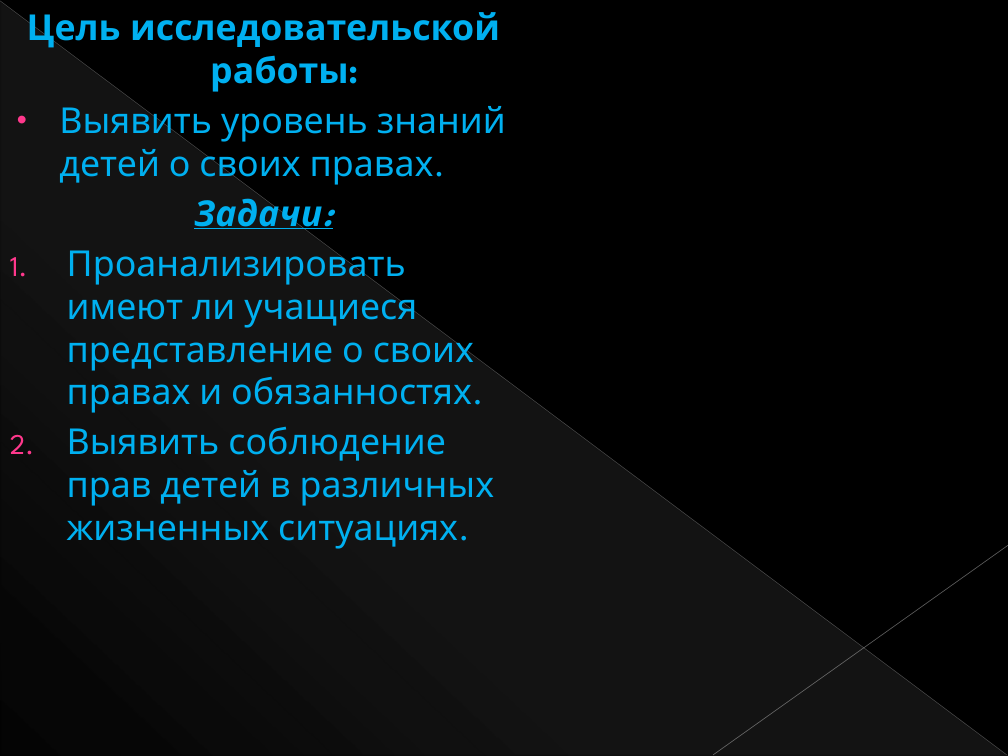
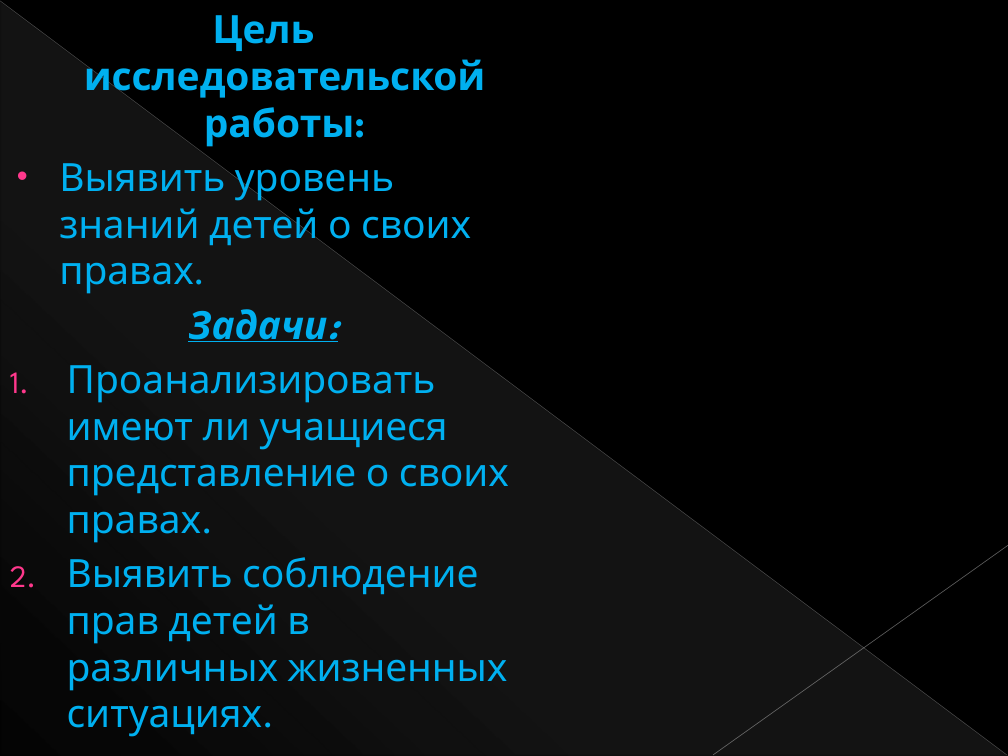
Before and after one commit to the1xyzt/------------------------, a slide deck: slide 3 of Исследовательская работа презинтатион.pptx. Drawn at 1008x756 pixels with LibreOffice and Linux fonts; fonts in the diff are those of the drawing; background and template pictures are left out. Boxes give left, top, right and bottom in pixels: in the first picture for what was removed or moved away, otherwise in the second. Text is boxed around its words. In the diff, an @@ line names an element or a change of style, - is before the commit and + after.

```diff
--- a/Исследовательская работа презинтатион.pptx
+++ b/Исследовательская работа презинтатион.pptx
@@ text at [59,15,508,737]: size 25.5 to 27.8 pt in "Цель исследовательской работы:", "Выявить уровень знаний детей о своих правах.", "Задачи:", "Выявить соблюдение прав детей в различных жизненных ..." @@
@@ text at [67,365,509,543]: text changed; size 25.5 to 27.8 pt @@
-1. Проанализировать имеют ли учащиеся представление о своих правах и обязанностях.
+1. Проанализировать имеют ли учащиеся представление о своих правах.
```
Also in this commit, not shown: 2 other files.
